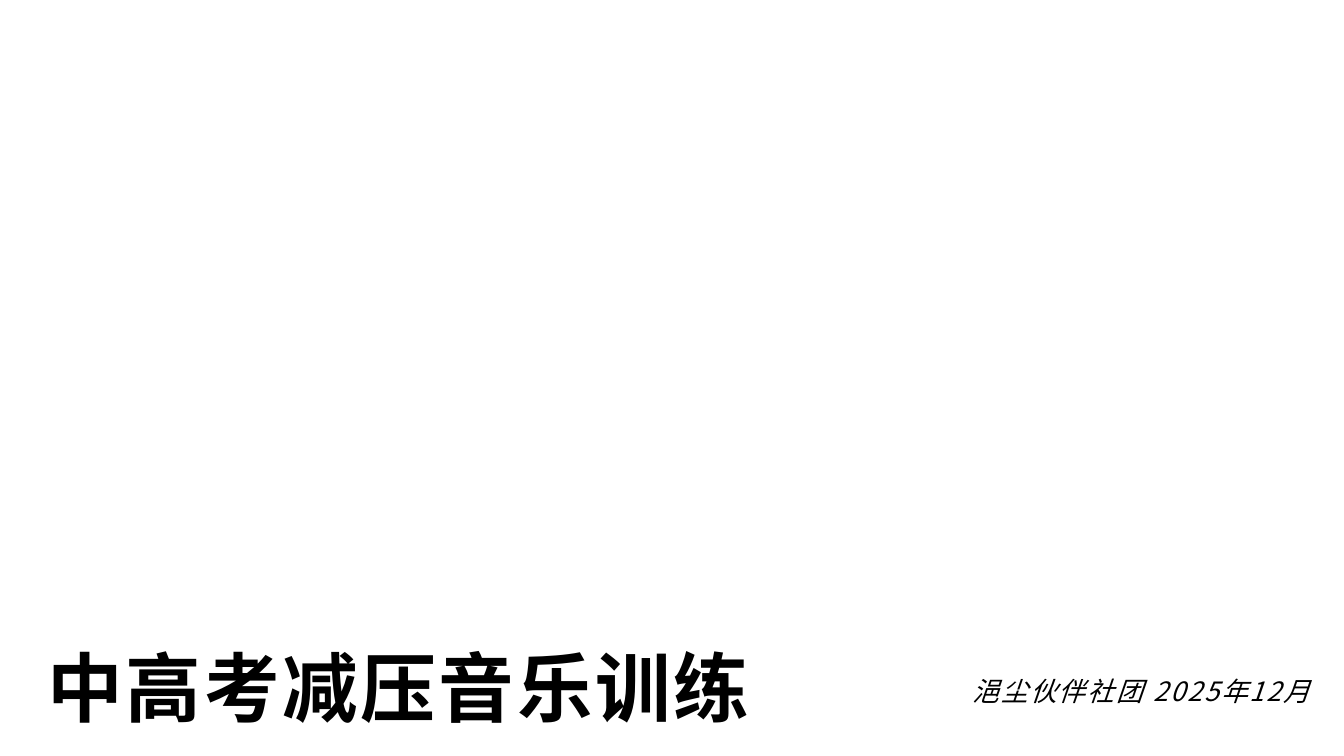
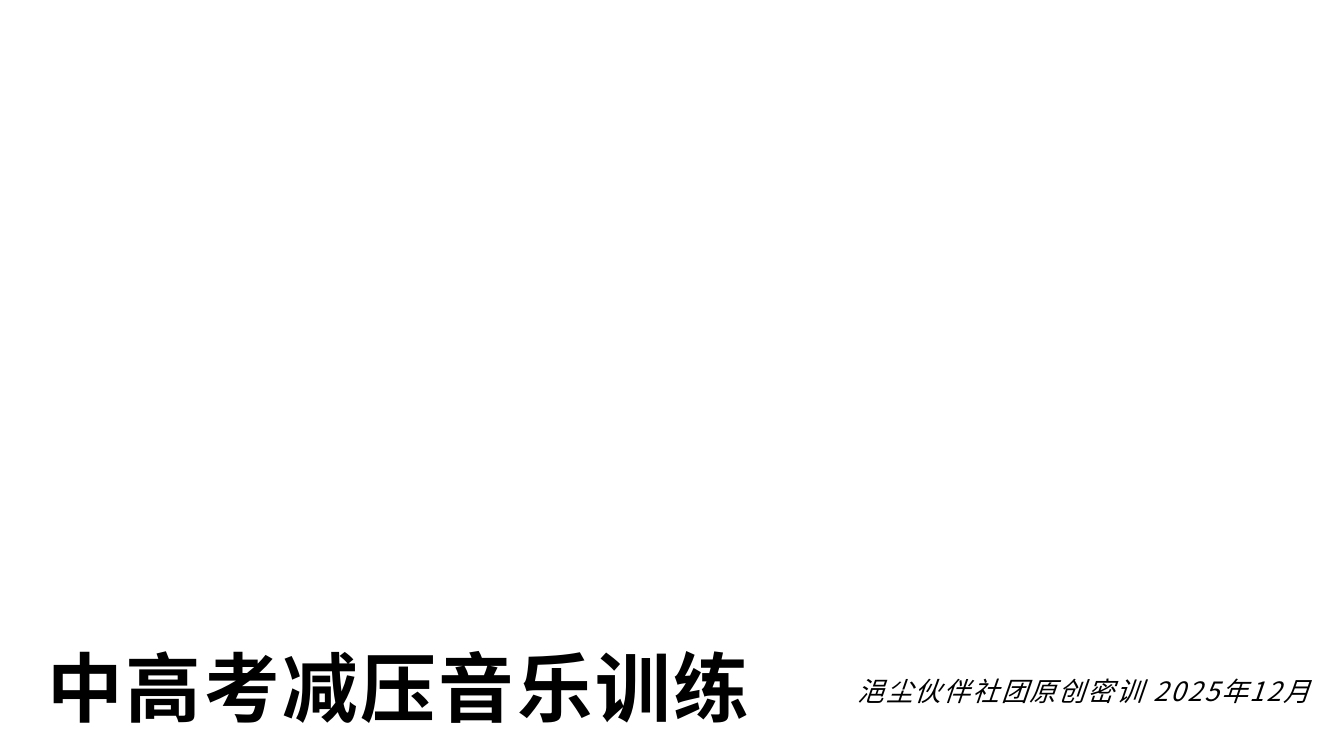
Before and after one commit to panxibei/writing, a slide deck: slide 1 of 44_心理学/浥尘伙伴社团原创：中高考音乐减压心理训练/PPT制作素材/浥尘伙伴社团原创：中高考音乐减压心理训练.pptx. Drawn at 1344x756 pixels with LibreOffice and Linux fonts; fonts in the diff are those of the drawing; background and template pictures are left out. Boxes give left, top, right and bottom in pixels: in the first picture for what was removed or moved away, otherwise in the second. Text is boxed around its words. In the diff, an @@ line names an element or a change of style, - is before the commit and + after.

```diff
--- a/44_心理学/浥尘伙伴社团原创：中高考音乐减压心理训练/PPT制作素材/浥尘伙伴社团原创：中高考音乐减压心理训练.pptx
+++ b/44_心理学/浥尘伙伴社团原创：中高考音乐减压心理训练/PPT制作素材/浥尘伙伴社团原创：中高考音乐减压心理训练.pptx
@@ subtitle at box(858, 678, 1310, 703): text changed @@
-浥尘伙伴社团 2025年12月
+浥尘伙伴社团原创密训 2025年12月
```
Also in this commit, not shown: 24 slides added, 30 slides removed, 2 other files.
